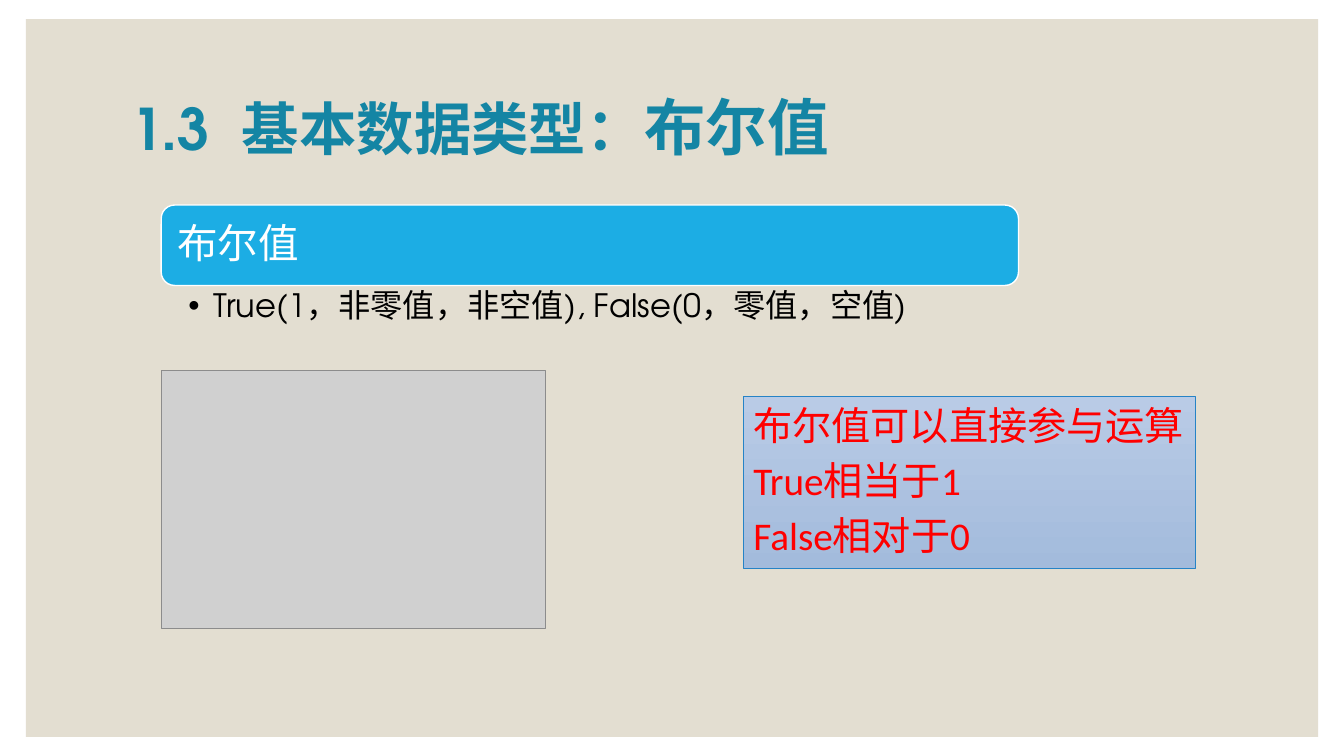
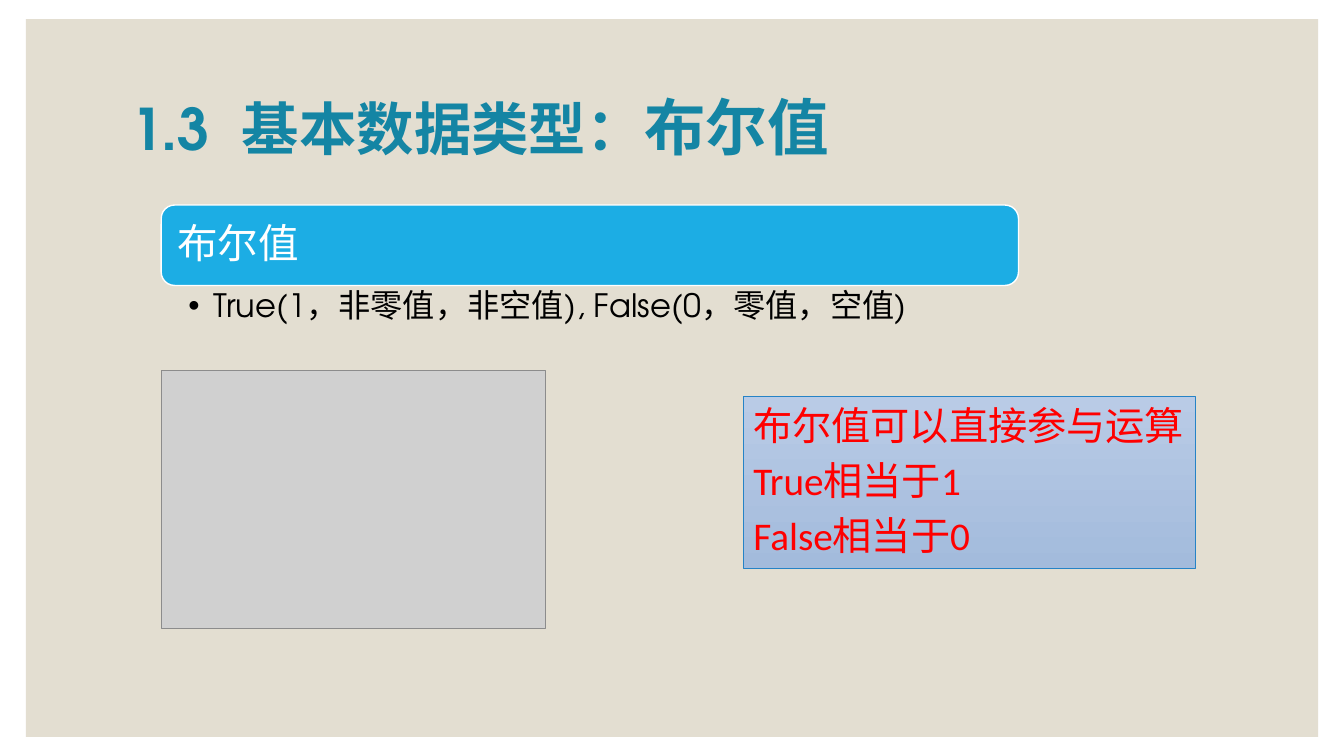
Before and after one commit to zhangjianzhang/programming_basics, a slide deck: slide 14 of files/slides/lecture_1.pptx. Drawn at 1344x756 pixels with LibreOffice and Linux fonts; fonts in the diff are those of the drawing; grey boxes stand for pictures. Boxes give left, top, right and bottom in pixels: in the first picture for what was removed or moved away, otherwise in the second. Text is boxed around its words. In the diff, an @@ line names an element or a change of style, - is before the commit and + after.

```diff
--- a/files/slides/lecture_1.pptx
+++ b/files/slides/lecture_1.pptx
@@ text in rectangle at [753, 518, 970, 553]: text changed @@
-False相对于0
+False相当于0
```
Also in this commit, not shown: 1 other slide changed, 4 other files.
